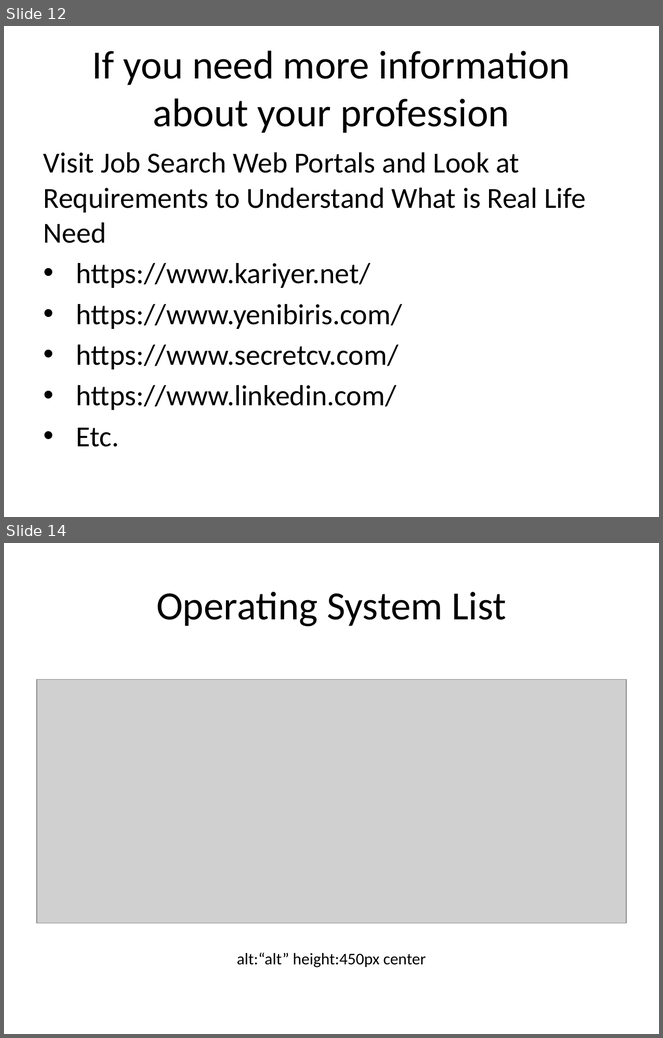
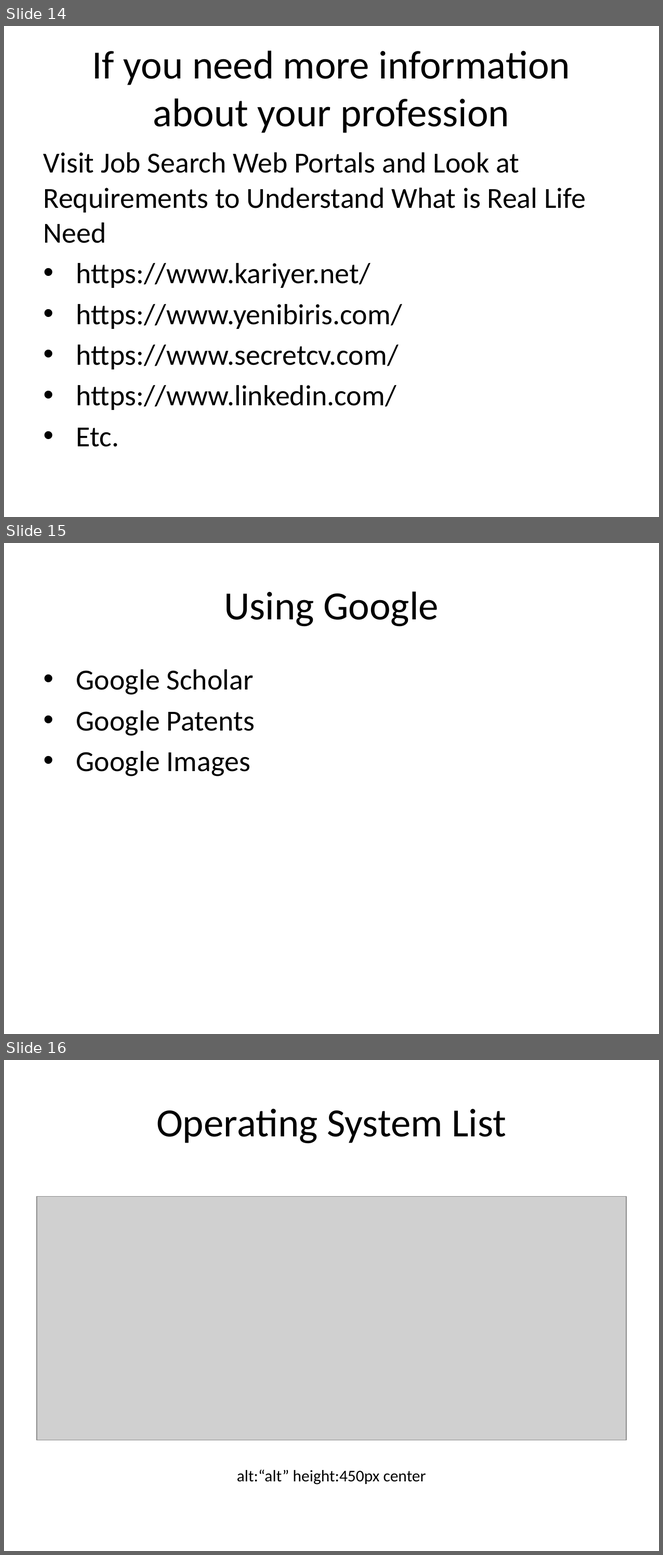
Before and after one commit to ucoruh/ce103-algorithms-and-programming-I, a slide deck: docs/week-1-intro/ce103-week-1-intro.en.md_word.pptx. Shown one above the other, each under a label of ours: slides 12 and 14 before the commit, slides 14, 15 and 16 after it; the slides between them are not shown. The pictures are 663x1038 and 663x1555 pixels, drawn with LibreOffice and Linux fonts; fonts in the diff are those of the drawing; grey boxes stand for pictures. Boxes give left, top, right and bottom in pixels: in the first picture for what was removed or moved away, otherwise in the second. Text is boxed around its words. In the diff, an @@ line names an element or a change of style, - is before the commit and + after.

```diff
--- a/docs/week-1-intro/ce103-week-1-intro.en.md_word.pptx
+++ b/docs/week-1-intro/ce103-week-1-intro.en.md_word.pptx
@@ slide 15 added at (4, 543, 659, 1034), background #FFFFFF @@
@@ title added at (224, 591, 439, 627), 44 pt, text #000000 @@
+Using Google
@@ text added at (76, 669, 255, 776), 32 pt, text #000000 @@
+• Google Scholar
+• Google Patents
+• Google Images
@@ what was slide 12 is now slide 14 @@
@@ what was slide 14 is now slide 16 @@
```
Also in this commit, not shown: 3 slides changed, 94 other slides added, 2 slides removed, 11 other files.
